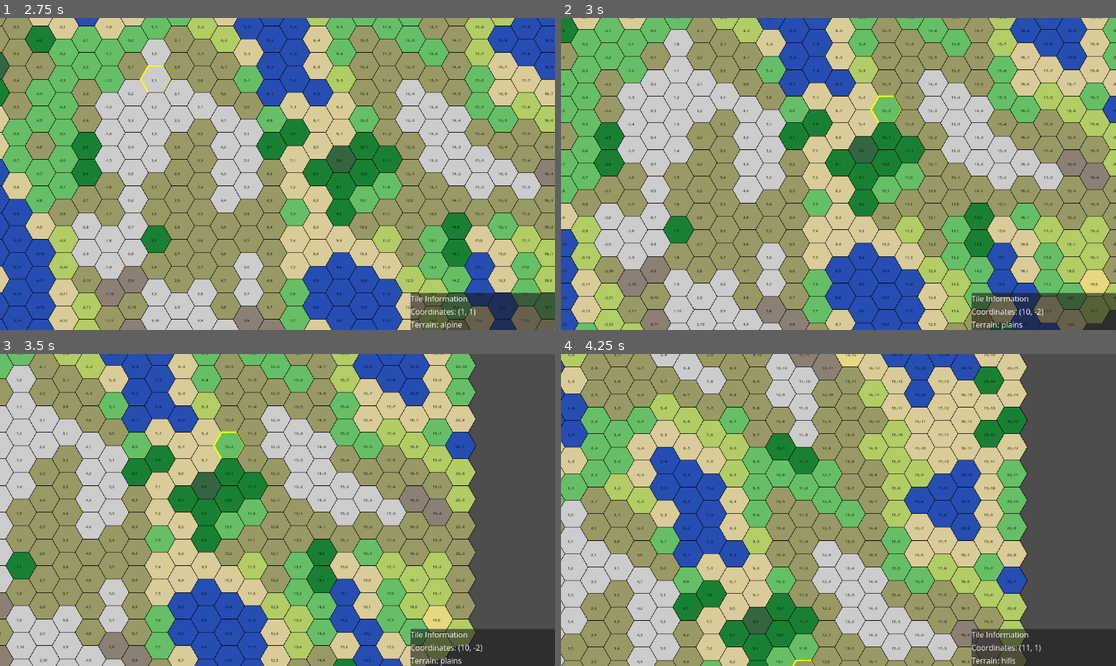
Above: before the commit, frames 1-4 (two rows, left to right).
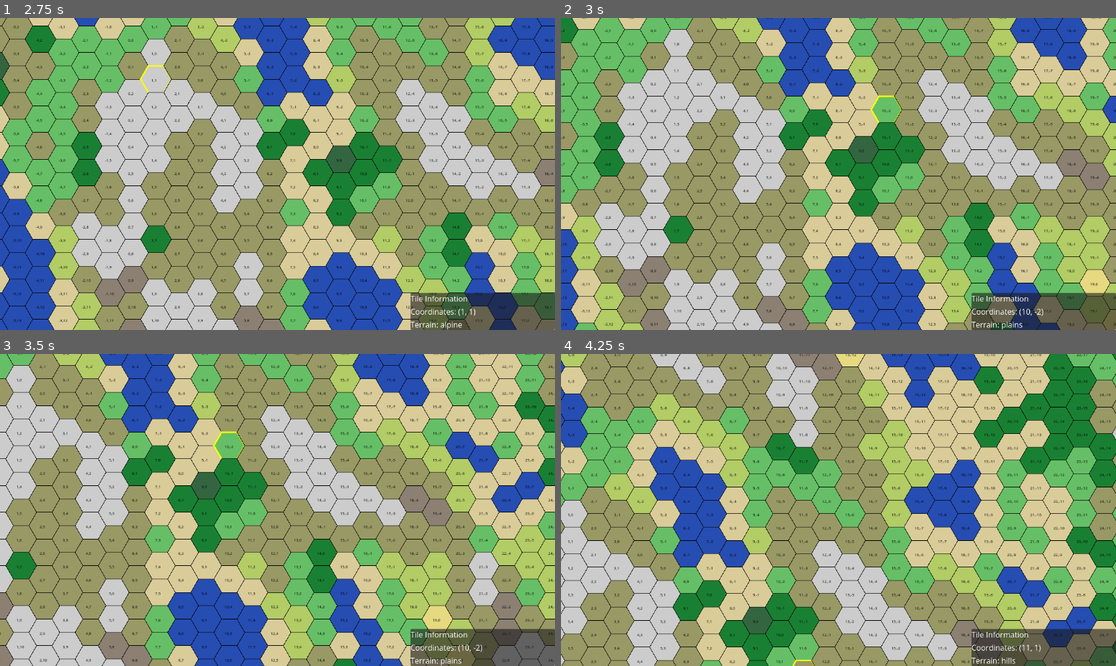
Above: after the commit, the same moments.

Repository: hyperbaton/hex4k
Game: Godot game, scene res://scenes/MainMenu.tscn
Same seed, same stepped clock (60 frames per second), same inputs: the game is played once before the commit and once after it.
Inputs (mouse positions are in pixels of both pictures, inside the frame that each line leads up to):
- Up to frame 1 (2.75 s): click "New Game" at 0.5 s; tap Enter at 1.25 s; move the mouse to (399, 158) at 1.27 s; hold Right (ui_right) 1.28-2.03 s; click (399, 158) at 1.42 s; move the mouse to (166, 189) at 2.02 s; hold Down (ui_down) from 2.03 s (still down); click (166, 189) at 2.17 s
- Up to frame 2 (3 s): move the mouse to (894, 105) at 2.77 s; release Down (ui_down) at 2.78 s; hold Right (ui_right) from 2.78 s (still down); click (894, 105) at 2.92 s
- Up to frame 3 (3.5 s): keep holding Right (ui_right)
- Up to frame 4 (4.25 s): move the mouse to (810, 572) at 3.52 s; release Right (ui_right) at 3.53 s; hold Up (ui_up) from 3.53 s (still down); click (810, 572) at 3.67 s

Frame 1 is identical in both runs. In frame 2, 0.2% of the frame differs, in the area x 94-100%, y 93-100%; in frame 3, 15%; in frame 4, 16%, in the area x 82-100%, y 0-100%.

Commit message:
Make map generation chunk-based

Diff:
--- a/scenes/World.tscn
+++ b/scenes/World.tscn
@@ -1,8 +1,8 @@
 [gd_scene load_steps=5 format=3 uid="uid://dygkvii468c7v"]
 
 [ext_resource type="Script" uid="uid://cs824houtmiri" path="res://src/world/World.gd" id="1_7g83o"]
-[ext_resource type="Script" uid="uid://bsdvl1v8srif7" path="res://src/world/HexGrid.gd" id="1_kqs1s"]
 [ext_resource type="Script" uid="uid://dmm1myogjxbjx" path="res://src/world/Camera.gd" id="2_d1c63"]
+[ext_resource type="Script" uid="uid://dnio28xxq5yxt" path="res://src/world/ChunkManager.gd" id="4_1lgw5"]
 [ext_resource type="Script" uid="uid://ddi1sqhd2lfj5" path="res://src/ui/TileInfoPanel.gd" id="4_d1c63"]
 
 [node name="World" type="Node2D"]
@@ -11,9 +11,8 @@
 [node name="Camera2D" type="Camera2D" parent="."]
 script = ExtResource("2_d1c63")
 
-[node name="HexGrid" type="Node2D" parent="."]
-script = ExtResource("1_kqs1s")
-metadata/_custom_type_script = "uid://bsdvl1v8srif7"
+[node name="ChunkManager" type="Node2D" parent="."]
+script = ExtResource("4_1lgw5")
 
 [node name="UI" type="CanvasLayer" parent="."]
 
--- a/src/core/GameRoot.gd
+++ b/src/core/GameRoot.gd
@@ -7,5 +7,5 @@
 
 func _ready():
 	registry.register_data(loader)
-	world.initialize_world()
+	#world.initialize_world()
 	print("Game initialized.")
--- /dev/null
+++ b/src/world/Chunk.gd
@@ -0,0 +1,14 @@
+extends Node2D
+class_name Chunk
+
+var chunk_q: int
+var chunk_r: int
+
+func generate(generator: TileGenerator):
+	for q in range(WorldConfig.CHUNK_SIZE):
+		for r in range(WorldConfig.CHUNK_SIZE):
+			var world_q = chunk_q * WorldConfig.CHUNK_SIZE + q
+			var world_r = chunk_r * WorldConfig.CHUNK_SIZE + r
+
+			var tile := generator.generate_tile(world_q, world_r)
+			add_child(tile)
--- /dev/null
+++ b/src/world/ChunkManager.gd
@@ -0,0 +1,71 @@
+extends Node2D
+class_name ChunkManager
+
+@export var noise_seed := 12345
+
+var chunks := {}  # Dictionary<Vector2i, Chunk>
+
+var generator: TileGenerator
+
+var selected_tile: HexTile = null
+signal tile_selected(tile: HexTile)
+
+func _ready():
+	generator = TileGenerator.new(noise_seed)
+
+func _unhandled_input(event):
+	if event is InputEventMouseButton and event.pressed and event.button_index == MOUSE_BUTTON_LEFT:
+		handle_click(event.position)
+
+func handle_click(_screen_pos: Vector2):
+	var camera := get_viewport().get_camera_2d()
+	var world_pos := camera.get_global_mouse_position()
+	var coords := WorldUtil.pixel_to_axial(world_pos)
+	select_tile(coords.x, coords.y)
+	print("Mouse:", world_pos, "→ Hex:", coords)
+
+func select_tile(q: int, r: int):
+	for chunk in get_children():
+		for tile in chunk.get_children():
+			if tile.q == q and tile.r == r:
+				if selected_tile:
+					selected_tile.set_selected(false)
+				selected_tile = tile
+				tile.set_selected(true)
+				emit_signal("tile_selected", tile)
+				print("Selected:", q, r, tile.terrain_id)
+				return
+
+func get_chunk_coords(world_pos: Vector2) -> Vector2i:
+	var axial = WorldUtil.pixel_to_axial(world_pos)
+	return Vector2i(
+		floor(axial.x / WorldConfig.CHUNK_SIZE),
+		floor(axial.y / WorldConfig.CHUNK_SIZE)
+	)
+
+func update_chunks(camera_pos: Vector2):
+	var center_chunk = get_chunk_coords(camera_pos)
+
+	var needed := {}
+	for dq in range(-WorldConfig.CHUNK_RADIUS, WorldConfig.CHUNK_RADIUS + 1):
+		for dr in range(-WorldConfig.CHUNK_RADIUS, WorldConfig.CHUNK_RADIUS + 1):
+			var coord = center_chunk + Vector2i(dq, dr)
+			needed[coord] = true
+			if not chunks.has(coord):
+				load_chunk(coord)
+
+	for coord in chunks.keys():
+		if not needed.has(coord):
+			unload_chunk(coord)
+
+func load_chunk(coord: Vector2i):
+	var chunk := Chunk.new()
+	chunk.chunk_q = coord.x
+	chunk.chunk_r = coord.y
+	chunk.generate(generator)
+	add_child(chunk)
+	chunks[coord] = chunk
+
+func unload_chunk(coord: Vector2i):
+	chunks[coord].queue_free()
+	chunks.erase(coord)
--- a/src/world/HexGrid.gd
+++ /dev/null
@@ -1,147 +0,0 @@
-extends Node2D
-class_name HexGrid
-
-const HEX_SIZE := 32.0
-const MAP_RADIUS := 20
-
-var selected_tile: HexTile = null
-@export var noise_seed: int = 12345
-@export var noise_scale := 0.08
-
-var altitude_noise := FastNoiseLite.new()
-
-@export var humidity_seed_offset := 999
-@export var humidity_scale := 0.1
-
-var humidity_noise := FastNoiseLite.new()
-
-@export var temperature_seed_offset := 499
-@export var temperature_scale := 0.1
-
-var temperature_noise := FastNoiseLite.new()
-
-signal tile_selected(tile: HexTile)
-
-func _ready():
-	altitude_noise.seed = noise_seed
-	altitude_noise.noise_type = FastNoiseLite.TYPE_SIMPLEX
-	altitude_noise.frequency = noise_scale
-	humidity_noise.seed = noise_seed + humidity_seed_offset
-	humidity_noise.noise_type = FastNoiseLite.TYPE_SIMPLEX
-	humidity_noise.frequency = humidity_scale
-	temperature_noise.seed = noise_seed + temperature_seed_offset
-	temperature_noise.noise_type = FastNoiseLite.TYPE_SIMPLEX
-	temperature_noise.frequency = temperature_scale
-
-	generate_grid()
-
-func _unhandled_input(event):
-	if event is InputEventMouseButton and event.pressed and event.button_index == MOUSE_BUTTON_LEFT:
-		handle_click(event.position)
-
-func handle_click(screen_pos: Vector2):
-	var camera := get_viewport().get_camera_2d()
-	var world_pos := camera.get_global_mouse_position()
-	var coords := pixel_to_axial(world_pos)
-	select_tile(coords.x, coords.y)
-	print("Mouse:", world_pos, "→ Hex:", coords)
-
-func select_tile(q: int, r: int):
-	for tile in get_children():
-		if tile.q == q and tile.r == r:
-			if selected_tile:
-				selected_tile.set_selected(false)
-			selected_tile = tile
-			tile.set_selected(true)
-			emit_signal("tile_selected", tile)
-			print("Selected:", q, r, tile.terrain_id)
-			return
-
-func generate_grid():
-	clear()
-	for q in range(-MAP_RADIUS, MAP_RADIUS + 1):
-		for r in range(-MAP_RADIUS, MAP_RADIUS + 1):
-			if abs(q + r) > MAP_RADIUS:
-				continue
-
-			var tile := HexTile.new()
-			tile.q = q
-			tile.r = r
-			var altitude = get_altitude(q, r)
-			tile.altitude = altitude
-			var humidity = get_humidity(q, r)
-			tile.humidity = humidity
-			tile.terrain_id = get_terrain_from_altitude(altitude, humidity)
-			tile.position = axial_to_pixel(q, r)
-
-			add_child(tile)
-
-func clear():
-	for child in get_children():
-		child.queue_free()
-
-func get_altitude(q: int, r: int) -> float:
-	var x = float(q)
-	var y = float(r)
-	var value = altitude_noise.get_noise_2d(x, y)
-	return (value + 1.0) * 0.5  # [-1,1] → [0,1]
-
-func get_humidity(q: int, r: int) -> float:
-	var value = humidity_noise.get_noise_2d(float(q), float(r))
-	return (value + 1.0) * 0.5
-
-func get_temperature(q: int, r: int) -> float:
-	var value = temperature_noise.get_noise_2d(float(q), float(r))
-	return (value + 1.0) * 0.5
-
-func axial_to_pixel(q: int, r: int) -> Vector2:
-	var x = HEX_SIZE * 3.0/2.0 * q
-	var y = HEX_SIZE * sqrt(3) * (r + q / 2.0)
-	return Vector2(x, y)
-
-func get_terrain_from_altitude(altitude: float, humidity: float) -> String:
-	if altitude < 0.30:
-		return "ocean"
-	elif altitude < 0.40:
-		return "coast"
-	elif altitude < 0.55:
-		if humidity < 0.20:
-			return "desert"
-		elif humidity < 0.40:
-			return "steppe"
-		elif humidity < 0.65:
-			return "plains"
-		elif humidity < 0.85:
-			return "forest"
-		else:
-			return "swamp"
-	elif altitude < 0.70:
-		return "hills"
-	else:
-		if humidity < 0.4:
-			return "dry_mountain"
-		else:
-			return "alpine"
-
-func pixel_to_axial(pos: Vector2) -> Vector2i:
-	var q = (2.0 / 3.0 * pos.x) / HEX_SIZE
-	var r = (-1.0 / 3.0 * pos.x + sqrt(3) / 3.0 * pos.y) / HEX_SIZE
-	return axial_round(q, r)
-
-func axial_round(qf: float, rf: float) -> Vector2i:
-	var sf = -qf - rf
-
-	var q = round(qf)
-	var r = round(rf)
-	var s = round(sf)
-
-	var q_diff = abs(q - qf)
-	var r_diff = abs(r - rf)
-	var s_diff = abs(s - sf)
-
-	if q_diff > r_diff and q_diff > s_diff:
-		q = -r - s
-	elif r_diff > s_diff:
-		r = -q - s
-
-	return Vector2i(q, r)
--- a/src/world/HexTile.gd
+++ b/src/world/HexTile.gd
@@ -41,7 +41,6 @@
 			3.0
 		)
 
-
 func get_hex_points() -> PackedVector2Array:
 	var points := PackedVector2Array()
 	for i in range(6):
--- /dev/null
+++ b/src/world/TileGenerator.gd
@@ -0,0 +1,84 @@
+extends Node
+
+class_name TileGenerator
+
+@export var noise_seed: int = 12345
+@export var noise_scale := 0.08
+
+var altitude_noise := FastNoiseLite.new()
+
+@export var humidity_seed_offset := 999
+@export var humidity_scale := 0.1
+
+var humidity_noise := FastNoiseLite.new()
+
+@export var temperature_seed_offset := 499
+@export var temperature_scale := 0.1
+
+var temperature_noise := FastNoiseLite.new()
+
+func _init(noise_seed: int) -> void:
+	noise_seed = noise_seed
+	altitude_noise.seed = noise_seed
+	altitude_noise.noise_type = FastNoiseLite.TYPE_SIMPLEX
+	altitude_noise.frequency = noise_scale
+	humidity_noise.seed = noise_seed + humidity_seed_offset
+	humidity_noise.noise_type = FastNoiseLite.TYPE_SIMPLEX
+	humidity_noise.frequency = humidity_scale
+	temperature_noise.seed = noise_seed + temperature_seed_offset
+	temperature_noise.noise_type = FastNoiseLite.TYPE_SIMPLEX
+	temperature_noise.frequency = temperature_scale
+
+func generate_tile(q: float, r:float) -> HexTile:
+	var tile := HexTile.new()
+	if abs(q + r) > WorldConfig.MAX_MAP_RADIUS:
+		tile.terrain_id = "void"
+		return tile
+
+	tile.q = q
+	tile.r = r
+	var altitude = get_altitude(q, r)
+	tile.altitude = altitude
+	var humidity = get_humidity(q, r)
+	tile.humidity = humidity
+	tile.terrain_id = get_terrain_from_altitude(altitude, humidity)
+	tile.position = WorldUtil.axial_to_pixel(q, r)
+	return tile
+
+func get_altitude(q: int, r: int) -> float:
+	var x = float(q)
+	var y = float(r)
+	var value = altitude_noise.get_noise_2d(x, y)
+	return (value + 1.0) * 0.5  # [-1,1] → [0,1]
+
+func get_humidity(q: int, r: int) -> float:
+	var value = humidity_noise.get_noise_2d(float(q), float(r))
+	return (value + 1.0) * 0.5
+
+func get_temperature(q: int, r: int) -> float:
+	var value = temperature_noise.get_noise_2d(float(q), float(r))
+	return (value + 1.0) * 0.5
+
+func get_terrain_from_altitude(altitude: float, humidity: float) -> String:
+	if altitude < 0.30:
+		return "ocean"
+	elif altitude < 0.40:
+		return "coast"
+	elif altitude < 0.55:
+		if humidity < 0.20:
+			return "desert"
+		elif humidity < 0.40:
+			return "steppe"
+		elif humidity < 0.65:
+			return "plains"
+		elif humidity < 0.85:
+			return "forest"
+		else:
+			return "swamp"
+	elif altitude < 0.70:
+		return "hills"
+	else:
+		if humidity < 0.4:
+			return "dry_mountain"
+		else:
+			return "alpine"
--- a/src/world/World.gd
+++ b/src/world/World.gd
@@ -1,13 +1,17 @@
 extends Node2D
 
-@onready var grid := $HexGrid
 @onready var tile_info_panel := $UI/Root/TileInfoPanel
+@onready var chunk_manager := $ChunkManager
+@onready var camera := $Camera2D
 
 func _ready():
-	grid.tile_selected.connect(_on_tile_selected)
+	chunk_manager.tile_selected.connect(_on_tile_selected)
 
 func _on_tile_selected(tile: HexTile):
 	tile_info_panel.show_tile(tile)
 
-func initialize_world():
-	grid.generate_grid()
+#func initialize_world():
+	#grid.generate_grid()
+
+func _process(_delta):
+	chunk_manager.update_chunks(camera.global_position)
--- /dev/null
+++ b/src/world/WorldConfig.gd
@@ -0,0 +1,6 @@
+class_name WorldConfig
+
+const HEX_SIZE := 32.0
+const CHUNK_SIZE := 16  # hexes per chunk side
+const CHUNK_RADIUS := 2  # number of chunks visibles around camera
+const MAX_MAP_RADIUS := 999999
--- /dev/null
+++ b/src/world/WorldUtil.gd
@@ -0,0 +1,29 @@
+class_name WorldUtil
+
+static func axial_to_pixel(q: int, r: int) -> Vector2:
+	var x = WorldConfig.HEX_SIZE * 3.0/2.0 * q
+	var y = WorldConfig.HEX_SIZE * sqrt(3) * (r + q / 2.0)
+	return Vector2(x, y)
+
+static func pixel_to_axial(pos: Vector2) -> Vector2i:
+	var q = (2.0 / 3.0 * pos.x) / WorldConfig.HEX_SIZE
+	var r = (-1.0 / 3.0 * pos.x + sqrt(3) / 3.0 * pos.y) / WorldConfig.HEX_SIZE
+	return axial_round(q, r)
+
+static func axial_round(qf: float, rf: float) -> Vector2i:
+	var sf = -qf - rf
+
+	var q = round(qf)
+	var r = round(rf)
+	var s = round(sf)
+
+	var q_diff = abs(q - qf)
+	var r_diff = abs(r - rf)
+	var s_diff = abs(s - sf)
+
+	if q_diff > r_diff and q_diff > s_diff:
+		q = -r - s
+	elif r_diff > s_diff:
+		r = -q - s
+
+	return Vector2i(q, r)
Not shown, added: src/world/Chunk.gd.uid
Not shown, added: src/world/ChunkManager.gd.uid
Not shown, removed: src/world/HexGrid.gd.uid
Not shown, added: src/world/TileGenerator.gd.uid
Not shown, added: src/world/WorldConfig.gd.uid
Not shown, added: src/world/WorldUtil.gd.uid
